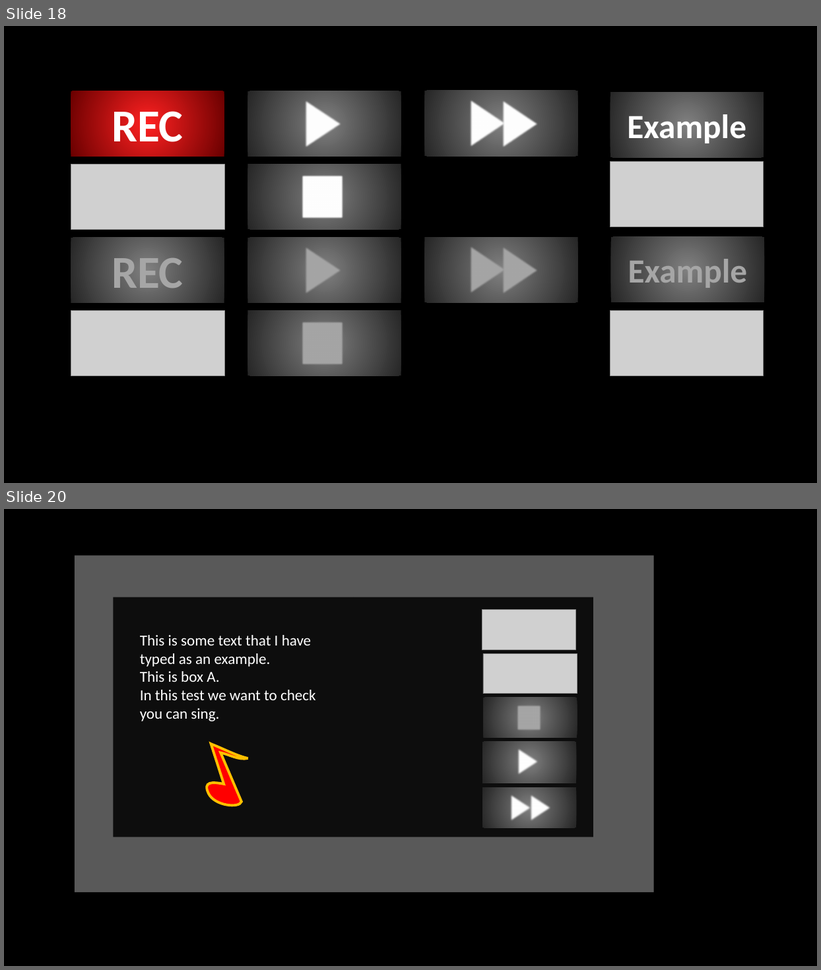
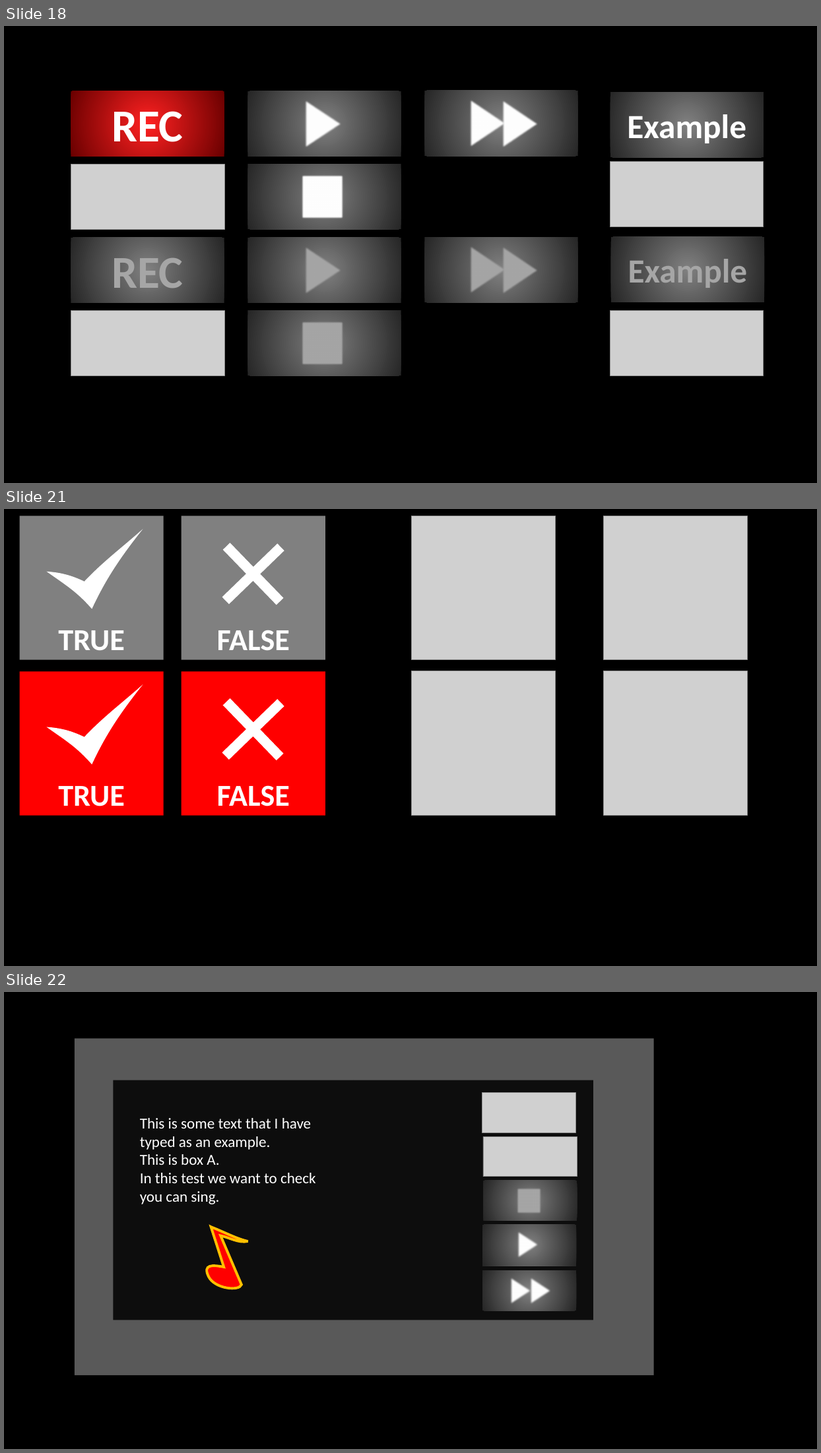
Before and after one commit to sweatysock/jock, a slide deck: design notes.pptx. Shown one above the other, each under a label of ours: slides 18 and 20 before the commit, slides 18, 21 and 22 after it; the slides between them are not shown. The pictures are 821x970 and 821x1453 pixels, drawn with LibreOffice and Linux fonts; fonts in the diff are those of the drawing; grey boxes stand for pictures. Boxes give left, top, right and bottom in pixels: in the first picture for what was removed or moved away, otherwise in the second. Text is boxed around its words. In the diff, an @@ line names an element or a change of style, - is before the commit and + after.

```diff
--- a/design notes.pptx
+++ b/design notes.pptx
@@ slide 21 added at bbox=[4, 509, 817, 966], background #000000 @@
@@ rectangle added at bbox=[19, 516, 163, 659], fill #808080, 36 pt, text #FFFFFF, bold @@
+TRUE
@@ rectangle added at bbox=[182, 516, 325, 659], fill #808080, 36 pt, text #FFFFFF, bold @@
+FALSE
@@ plus added at bbox=[199, 520, 308, 628], fill #FFFFFF @@
@@ picture added at bbox=[412, 516, 556, 659] @@
@@ picture added at bbox=[604, 516, 748, 659] @@
@@ freeform shape added at bbox=[47, 529, 143, 609], fill #FFFFFF @@
@@ rectangle added at bbox=[19, 672, 163, 816], fill #FF0000, 36 pt, text #FFFFFF, bold @@
+TRUE
@@ freeform shape added at bbox=[47, 685, 143, 764], fill #FFFFFF @@
@@ rectangle added at bbox=[182, 672, 325, 816], fill #FF0000, 36 pt, text #FFFFFF, bold @@
+FALSE
@@ plus added at bbox=[199, 675, 308, 784], fill #FFFFFF @@
@@ picture added at bbox=[412, 671, 556, 815] @@
@@ picture added at bbox=[604, 671, 748, 815] @@
@@ what was slide 20 is now slide 22 @@
```
Also in this commit, not shown: 2 slides changed, 2 other slides added, 5 other files.
